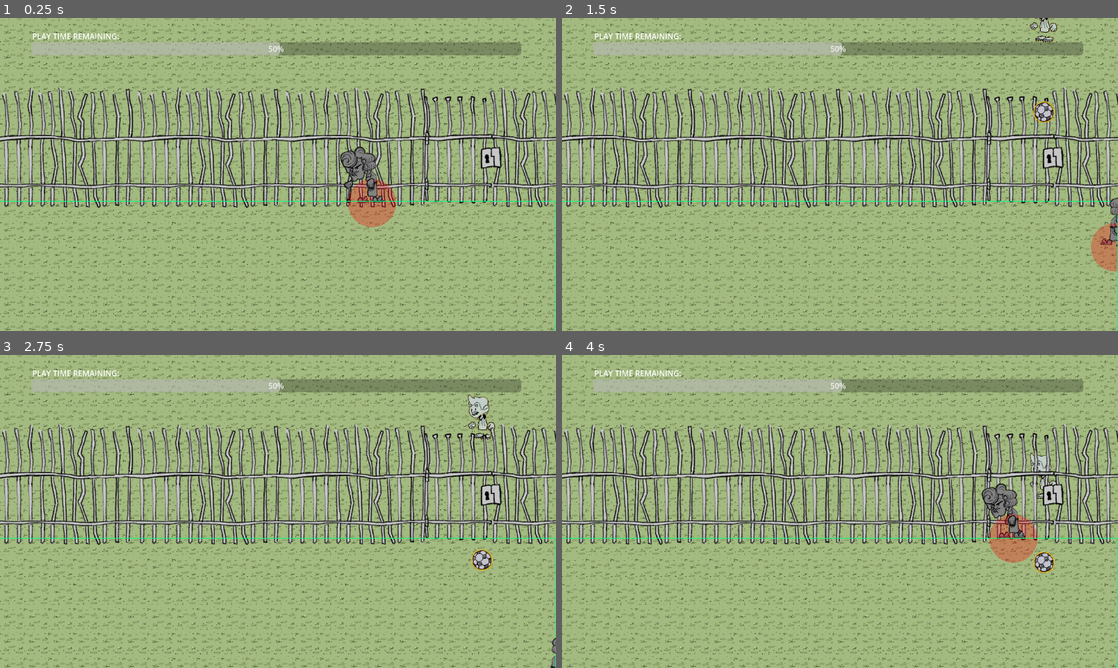
Above: before the commit, frames 1-4 (two rows, left to right).
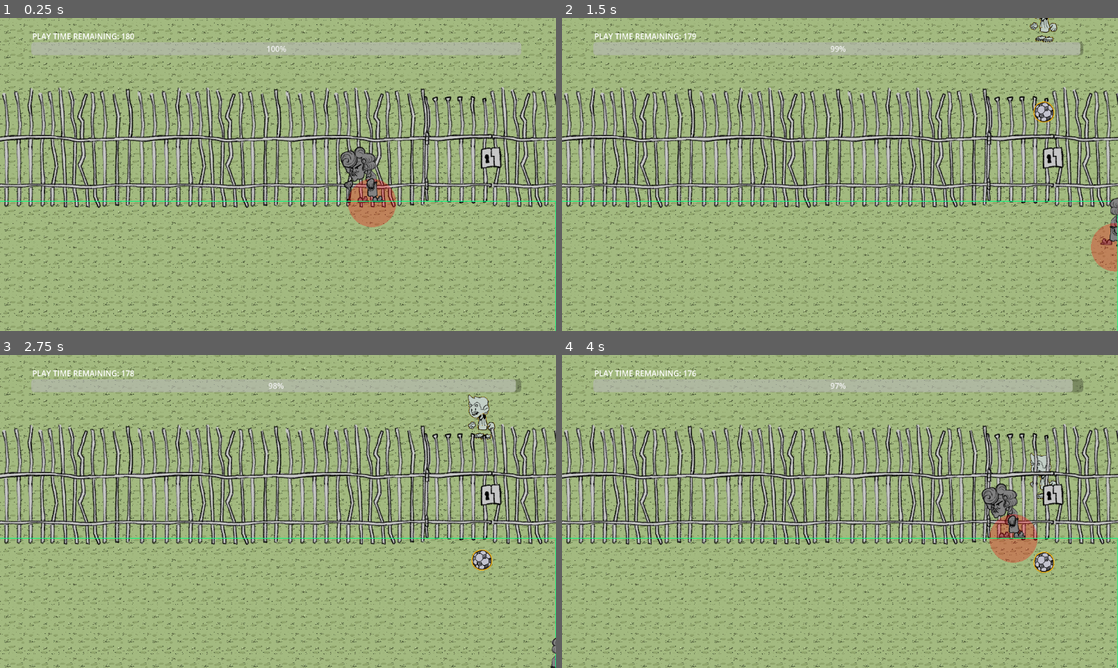
Above: after the commit, the same moments.

Repository: exe4que/ViejaDeM2024
Game: Godot game, scene res://Scenes/escena.tscn
Same seed, same stepped clock (60 frames per second), same inputs: the game is played once before the commit and once after it.
Inputs (mouse positions are in pixels of both pictures, inside the frame that each line leads up to):
- Up to frame 1 (0.25 s): no input
- Up to frame 2 (1.5 s): move the mouse to (962, 158) at 0.52 s; hold Right (right) 0.53-1.28 s; click (962, 158) at 0.6 s; move the mouse to (728, 190) at 1.27 s; hold Down (down) from 1.28 s (still down); right-click (728, 190) at 1.35 s
- Up to frame 3 (2.75 s): move the mouse to (333, 442) at 2.02 s; release Down (down) at 2.03 s; hold Right (right) from 2.03 s (still down); click (333, 442) at 2.1 s
- Up to frame 4 (4 s): move the mouse to (812, 574) at 2.77 s; release Right (right) at 2.78 s; hold Up (up) 2.78-3.53 s; right-click (812, 574) at 2.85 s; move the mouse to (1006, 558) at 3.52 s; hold Left (left) from 3.53 s (still down); click (1006, 558) at 3.6 s

The runs differ from the first frame. In frame 1, 1.9% of the frame differs, in the area x 21-94%, y 4-12%; in frame 2, 1.8%; in frame 3, 1.8%; in frame 4, 1.8%.

Commit message:
Revert "Merge branch 'main' of https://github.com/exe4que/ViejaDeM2024"
This reverts commit 872a125d96c6f2bfb48c332d9c4d4f43f5e098aa, reversing
changes made to 4aa5ee73fc6332371f967719ba8cee920b3fd0be.

Diff:
--- a/Scenes/PanelsController.gd
+++ /dev/null
@@ -1,17 +0,0 @@
-extends CanvasLayer
-
-@export var levelWonPanel: CanvasModulate
-@export var levelLostPanel: CanvasModulate
-
-# Called when the node enters the scene tree for the first time.
-func _ready():
-	GlobalManager.level_lost.connect(_onLevelLost)
-	GlobalManager.level_won.connect(_onLevelWon)
-
-func _onLevelWon():
-	levelWonPanel.show()
-	get_tree().create_tween().tween_property(levelWonPanel, "color", Color.WHITE, 1)
-
-func _onLevelLost():
-	levelLostPanel.show()
-	get_tree().create_tween().tween_property(levelLostPanel, "color", Color.WHITE, 1)
--- a/Scenes/canvas_layer.tscn
+++ b/Scenes/canvas_layer.tscn
@@ -1,14 +1,9 @@
-[gd_scene load_steps=5 format=3 uid="uid://dcr2qasis47p6"]
+[gd_scene load_steps=2 format=3 uid="uid://dcr2qasis47p6"]
 
-[ext_resource type="Script" path="res://Scenes/PanelsController.gd" id="1_8ttvd"]
-[ext_resource type="Script" path="res://Scenes/TimeLeftBar.gd" id="1_568wa"]
-[ext_resource type="Texture2D" uid="uid://dxvg46q85kg7g" path="res://Textures/275436085.jpg" id="2_maysu"]
-[ext_resource type="Texture2D" uid="uid://d0nuk5tsgsjij" path="res://Textures/unnamed.jpg" id="3_psm0i"]
+[ext_resource type="Script" path="res://Scripts/TimeLeftBar.gd" id="1_568wa"]
 
-[node name="CanvasLayer" type="CanvasLayer" node_paths=PackedStringArray("levelWonPanel", "levelLostPanel")]
-script = ExtResource("1_8ttvd")
-levelWonPanel = NodePath("LevelWonPanel")
-levelLostPanel = NodePath("LevelLostPanel")
+
+[node name="CanvasLayer" type="CanvasLayer"]
 
 [node name="ProgressBar" type="ProgressBar" parent="." node_paths=PackedStringArray("label")]
 anchors_preset = 10
@@ -29,60 +24,3 @@
 offset_right = 182.0
 offset_bottom = -1.0
 text = "PLAY TIME REMAINING:"
-
-[node name="LevelLostPanel" type="CanvasModulate" parent="."]
-visible = false
-color = Color(1, 1, 1, 0)
-
-[node name="ColorRect" type="ColorRect" parent="LevelLostPanel"]
-offset_right = 1168.0
-offset_bottom = 646.0
-color = Color(0, 0, 0, 1)
-
-[node name="TextureRect" type="TextureRect" parent="LevelLostPanel"]
-modulate = Color(1, 1, 1, 0.384314)
-offset_left = 227.0
-offset_top = 79.0
-offset_right = 855.0
-offset_bottom = 548.0
-size_flags_horizontal = 4
-size_flags_vertical = 4
-texture = ExtResource("2_maysu")
-expand_mode = 1
-
-[node name="Label" type="Label" parent="LevelLostPanel"]
-offset_right = 1166.0
-offset_bottom = 640.0
-theme_override_font_sizes/font_size = 35
-text = "\"Lo que a vos te hace felíz a mi me arruina las plantas\""
-horizontal_alignment = 1
-vertical_alignment = 1
-
-[node name="LevelWonPanel" type="CanvasModulate" parent="."]
-visible = false
-color = Color(1, 1, 1, 0)
-
-[node name="ColorRect" type="ColorRect" parent="LevelWonPanel"]
-offset_right = 1168.0
-offset_bottom = 646.0
-color = Color(0, 0, 0, 1)
-
-[node name="TextureRect" type="TextureRect" parent="LevelWonPanel"]
-modulate = Color(1, 1, 1, 0.384314)
-offset_left = 227.0
-offset_top = 79.0
-offset_right = 895.0
-offset_bottom = 503.0
-size_flags_horizontal = 4
-size_flags_vertical = 4
-texture = ExtResource("3_psm0i")
-expand_mode = 1
-
-[node name="Label" type="Label" parent="LevelWonPanel"]
-offset_right = 1166.0
-offset_bottom = 640.0
-theme_override_font_sizes/font_size = 35
-text = "\"¿Para qué aspirar a la felicidad
-pudiendo aspirar a la miseria de otros?\""
-horizontal_alignment = 1
-vertical_alignment = 1
--- a/Scripts/BoySpawner.gd
+++ b/Scripts/BoySpawner.gd
@@ -10,7 +10,7 @@
 func _ready():
 	currentSpawnFrecuency = spawnFrecuencyStart
 
-	while GlobalManager.running:
+	while true:
 		var hLimits = GlobalManager.horizontallLimits
 		var vLimits = GlobalManager.verticalLimits
 		var randX = randf_range(hLimits.x + 50, hLimits.y - 50)
@@ -38,6 +38,5 @@
 	await get_tree().create_timer(0.3).timeout
 	$BallAudio.play()
 # Called every frame. 'delta' is the elapsed time since the previous frame.
-
 func _process(delta):
-	currentSpawnFrecuency = lerpf(spawnFrecuencyStart, spawnFrecuencyEnd, GlobalManager.progress)
+	pass
--- a/Scripts/GameManager.gd
+++ b/Scripts/GameManager.gd
@@ -3,14 +3,10 @@
 @export var verticalLimits: Vector2 = Vector2(380, 700)
 @export var horizontallLimits: Vector2 = Vector2(0, 1152)
 
-signal level_won()
-signal level_lost()
-
 #3 * 60 = 3min
 var gameDuration = 3 * 60
 var running = true
 var endTimestamp = 0
-var progress: float = 0
 
 func start():
 	running = true
@@ -20,18 +16,14 @@
 func _process(delta):
 	if running:
 		var time = Time.get_ticks_usec() / 1000000
-		var timeLeft:float = endTimestamp - time
-		progress = 1 - (timeLeft / gameDuration)
-		progress = clampf(progress, 0, 1)
+		var timeLeft = endTimestamp - time
 		if timeLeft <= 0:
 			won()
 
 func won():
 	running = false
-	level_won.emit()
 	pass
 
 func lost():
 	running = false
-	level_lost.emit()
 	pass
--- a/Scripts/States/PendejoStateMachine.gd
+++ b/Scripts/States/PendejoStateMachine.gd
@@ -56,8 +56,6 @@
 	target = entity
 
 func _process(delta):
-	if !GlobalManager.running:
-		return
 	if !gotTheBall && current_state != State.DEAD && current_state != State.EXIT && ballTarget == null:
 		changeState(State.DEAD)
 	else: if current_state == State.IDLE:
@@ -111,8 +109,6 @@
 			current_state = new_state
 			await get_tree().create_timer(2).timeout
 			queue_free()
-			if gotTheBall:
-				GlobalManager.lost()
 	current_state = new_state
 
 func process_idle(delta):
--- a/Scripts/TimeLeftBar.gd
+++ b/Scripts/TimeLeftBar.gd
@@ -11,6 +11,7 @@
 	var time = Time.get_ticks_usec() / 1000000
 	var timeLeft = GlobalManager.endTimestamp - time
 	var duration: float = GlobalManager.gameDuration
+	print("time left: " + str(timeLeft) + "/ duration: " + str(duration))
 	var progress = timeLeft / duration
 	progress = clampf(progress, 0, 1)
 	var progressPercent = progress * 100
--- a/Scripts/Vieja.gd
+++ b/Scripts/Vieja.gd
@@ -22,8 +22,6 @@
 	GlobalManager.start()
 
 func _process(delta):
-	if !GlobalManager.running:
-		return
 	if inputEnabled:
 		_handle_inputs()
 	else:
--- a/project.godot
+++ b/project.godot
@@ -23,7 +23,7 @@
 [display]
 
 window/stretch/mode="viewport"
-window/stretch/aspect="ignore"
+window/stretch/aspect="expand"
 
 [dotnet]
 
Binary file removed: Textures/275436085.jpg
Not shown, removed: Textures/275436085.jpg.import
Binary file removed: Textures/unnamed.jpg
Not shown, removed: Textures/unnamed.jpg.import
